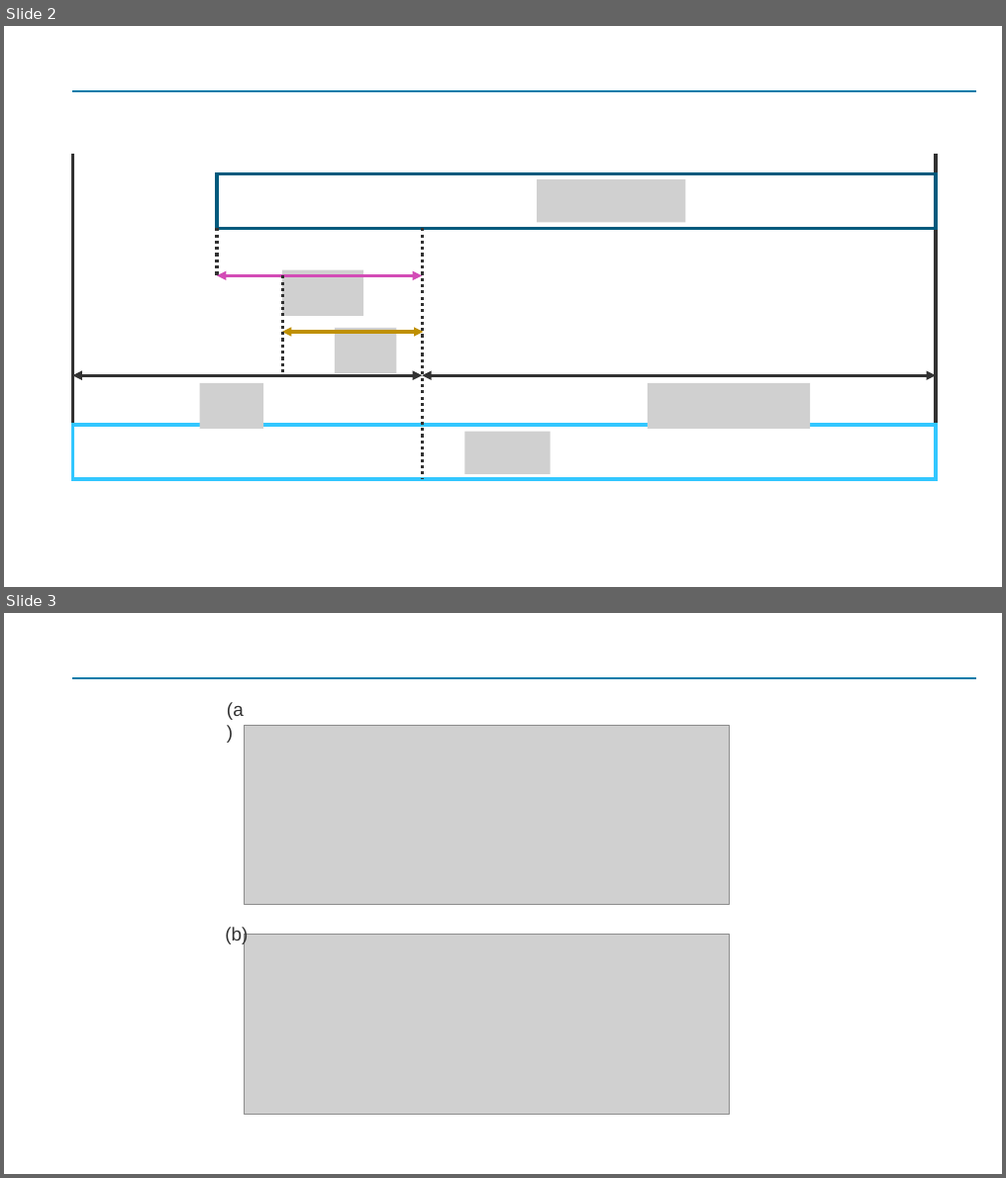
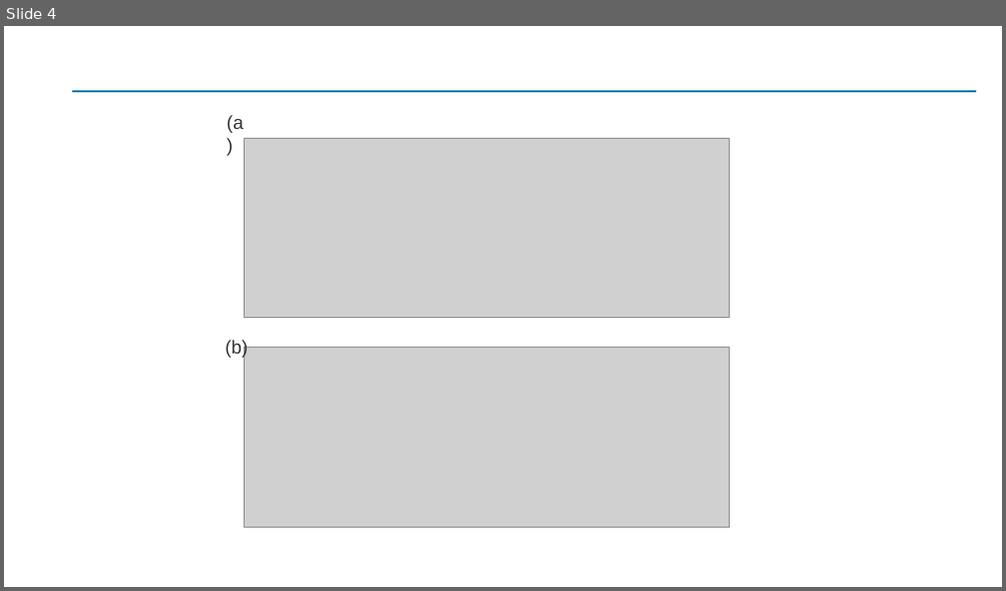
Before and after one commit to Yoshiaki-Harada/Resarch, a slide deck: Paper/master-thesis/src/img/chapter-2/図.pptx. Shown one above the other, each under a label of ours: slides 2 and 3 before the commit, slide 4 after it. The pictures are 1006x1178 and 1006x591 pixels, drawn with LibreOffice and Linux fonts; fonts in the diff are those of the drawing; grey boxes stand for pictures. Boxes give left, top, right and bottom in pixels: in the first picture for what was removed or moved away, otherwise in the second. Text is boxed around its words. In the diff, an @@ line names an element or a change of style, - is before the commit and + after.

```diff
--- a/Paper/master-thesis/src/img/chapter-2/図.pptx
+++ b/Paper/master-thesis/src/img/chapter-2/図.pptx
@@ slide 2 removed at [4,26,1002,587], background #FFFFFF; not listed: 1 template element that a slide beside it also shows @@
@@ line removed from (73, 154) to (73, 478) @@
@@ rectangle removed at [217,174,936,228] @@
@@ line removed from (936, 154) to (936, 478) @@
@@ picture removed at [537,179,686,222] @@
@@ line removed from (217, 228) to (217, 276) @@
@@ line removed from (422, 228) to (422, 479) @@
@@ double arrow removed from (217, 276) to (422, 276) @@
@@ picture removed at [282,271,364,316] @@
@@ line removed from (283, 276) to (283, 375) @@
@@ double arrow removed from (282, 332) to (423, 332) @@
@@ picture removed at [335,328,397,373] @@
@@ double arrow removed from (73, 375) to (422, 375) @@
@@ double arrow removed from (422, 375) to (936, 375) @@
@@ picture removed at [199,383,263,429] @@
@@ picture removed at [648,383,810,429] @@
@@ rectangle removed at [73,425,936,479] @@
@@ picture removed at [465,432,550,474] @@
@@ what was slide 3 is now slide 4 @@
```
Also in this commit, not shown: 3 slides added, 1 other slide removed, 11 other files.
